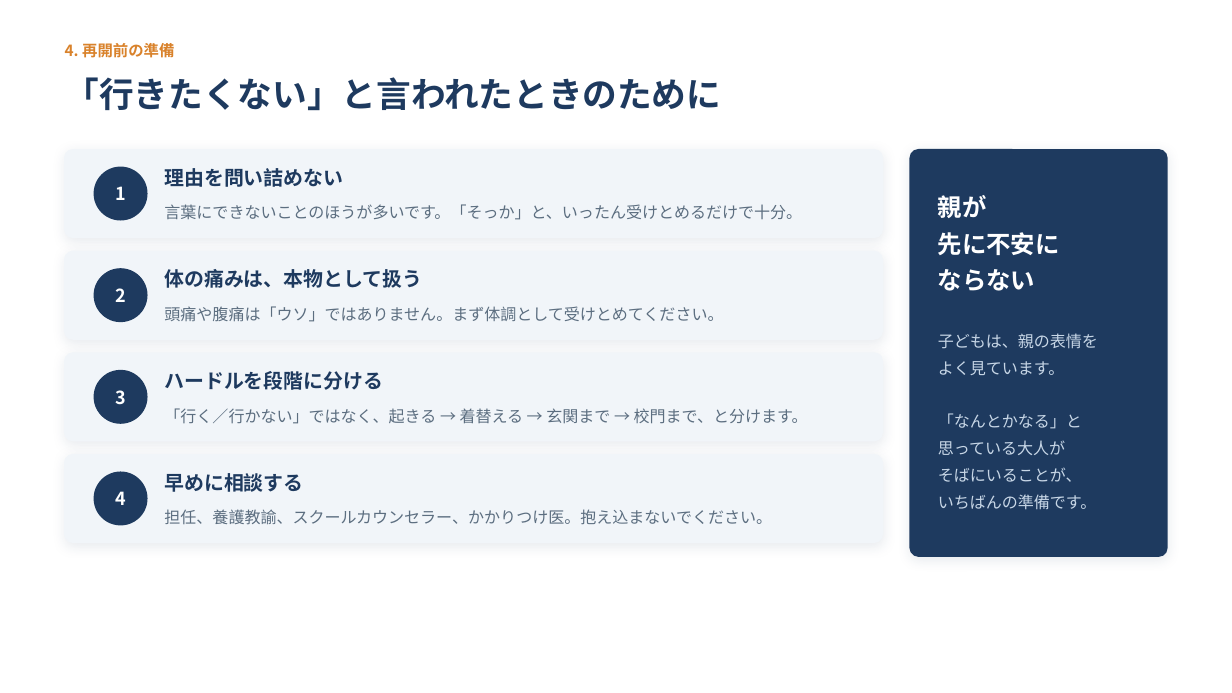
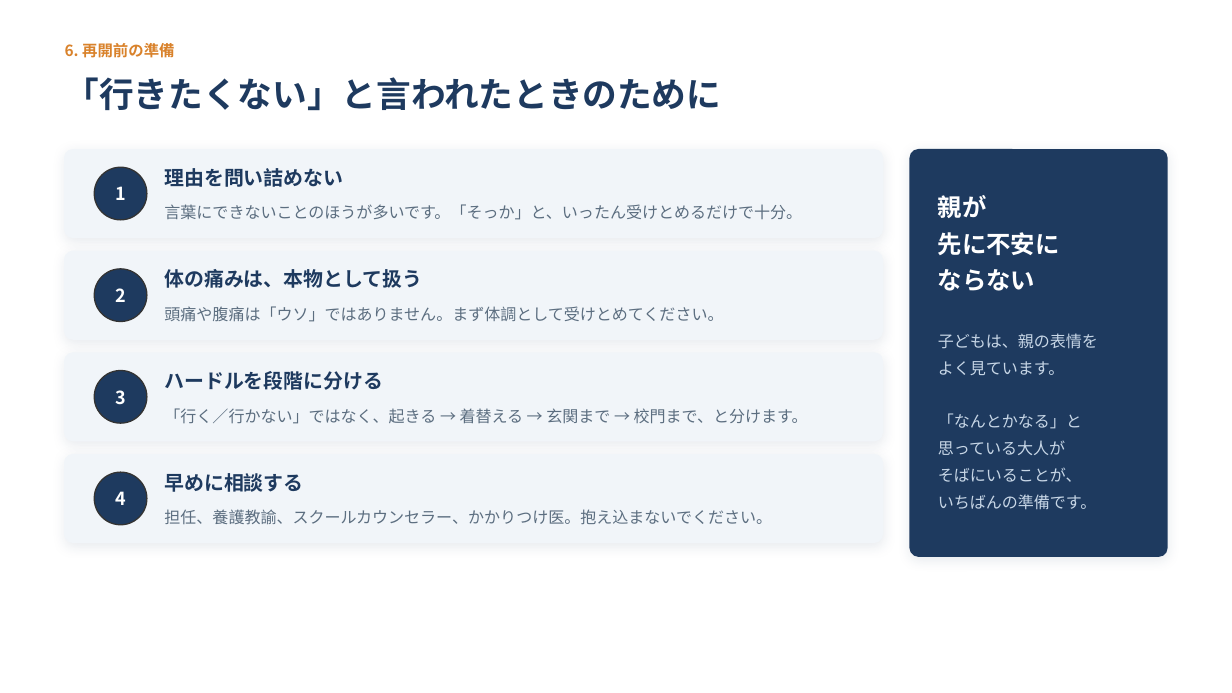
Before and after one commit to xxhmannasuimhxx/-, a slide deck: slide 35 of 夏休みの終わり_第2回_食と生活リズムの整え方.pptx (slide 25 before the commit). Drawn at 1232x693 pixels with LibreOffice and Linux fonts; fonts in the diff are those of the drawing. Boxes give left, top, right and bottom in pixels: in the first picture for what was removed or moved away, otherwise in the second. Text is boxed around its words. In the diff, an @@ line names an element or a change of style, - is before the commit and + after.

```diff
--- a/夏休みの終わり_第2回_食と生活リズムの整え方.pptx
+++ b/夏休みの終わり_第2回_食と生活リズムの整え方.pptx
@@ text at (x1=65, y1=43, x2=174, y2=58): text changed @@
-4. 再開前の準備
+6. 再開前の準備
@@ outline #1E3A5F 1 pt to #333333 1 pt in 4 elements at (x1=94, y1=167, x2=147, y2=220), (x1=94, y1=269, x2=147, y2=322), (x1=94, y1=371, x2=147, y2=423), (x1=94, y1=472, x2=147, y2=525) @@
```
Also in this commit, not shown: 18 other slides changed, 20 slides added, 9 slides removed, 1 other file.
